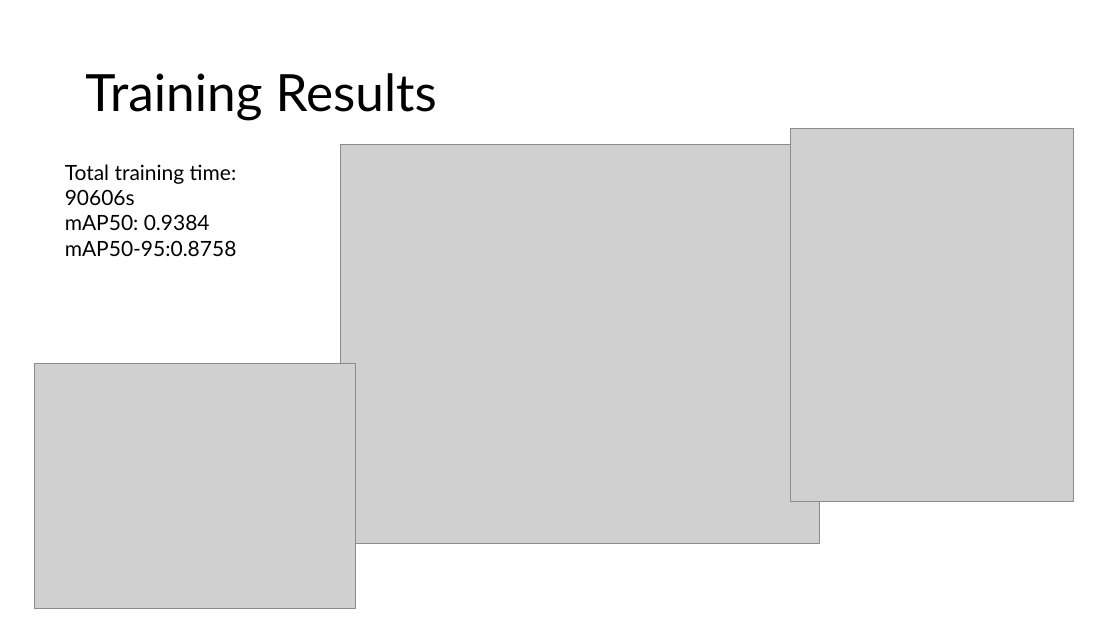
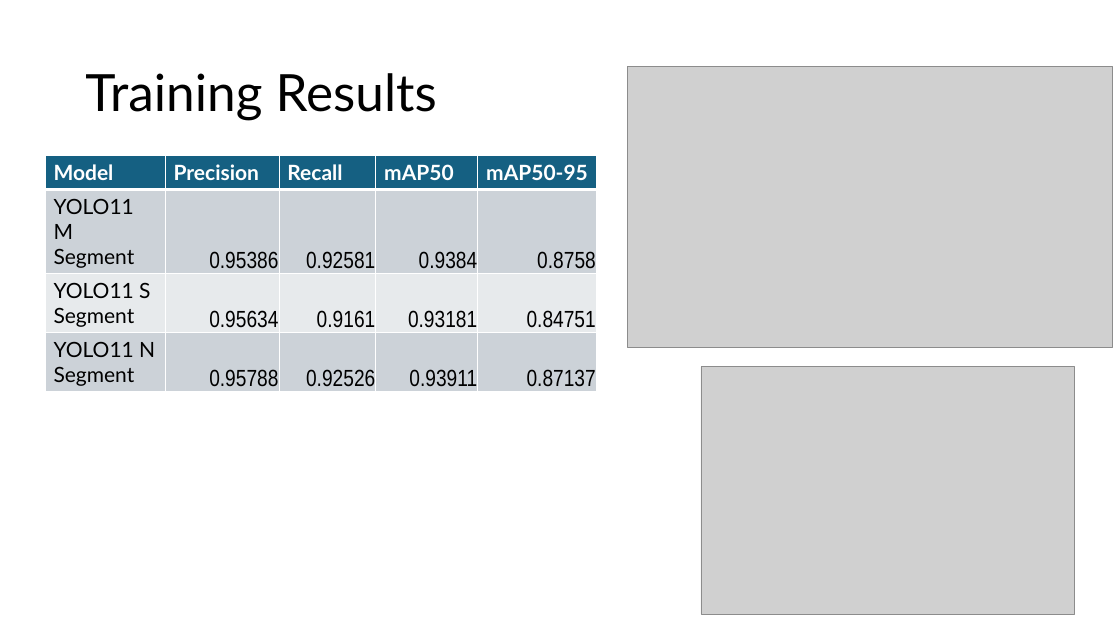
Before and after one commit to mnmartinez127/ai231mex5_groceryseg, a slide deck: slide 2 of ME 5 Presentation.pptx. Drawn at 1120x630 pixels with LibreOffice and Linux fonts; fonts in the diff are those of the drawing; grey boxes stand for pictures. Boxes give left, top, right and bottom in pixels: in the first picture for what was removed or moved away, otherwise in the second. Text is boxed around its words. In the diff, an @@ line names an element or a change of style, - is before the commit and + after.

```diff
--- a/ME 5 Presentation.pptx
+++ b/ME 5 Presentation.pptx
@@ picture: place and size @@
-picture at (340,144,819,544)
+picture at (628,66,1113,348)
@@ table added at (45,155,597,391), 4 rows, 5 columns @@
+Model | Precision | Recall | mAP50 | mAP50-95
+YOLO11 M Segment | 0.95386 | 0.92581 | 0.9384 | 0.8758
+YOLO11 S Segment | 0.95634 | 0.9161 | 0.93181 | 0.84751
+YOLO11 N / Segment | 0.95788 | 0.92526 | 0.93911 | 0.87137
@@ text removed at (65,164,237,256) @@
-Total training time: 90606s
-mAP50: 0.9384
-mAP50-95:0.8758
@@ picture removed at (34,364,355,608) @@
@@ picture: place and size @@
-picture at (791,129,1074,502)
+picture at (701,367,1075,615)
```
Also in this commit, not shown: 1 other slide changed, 3 other files.
